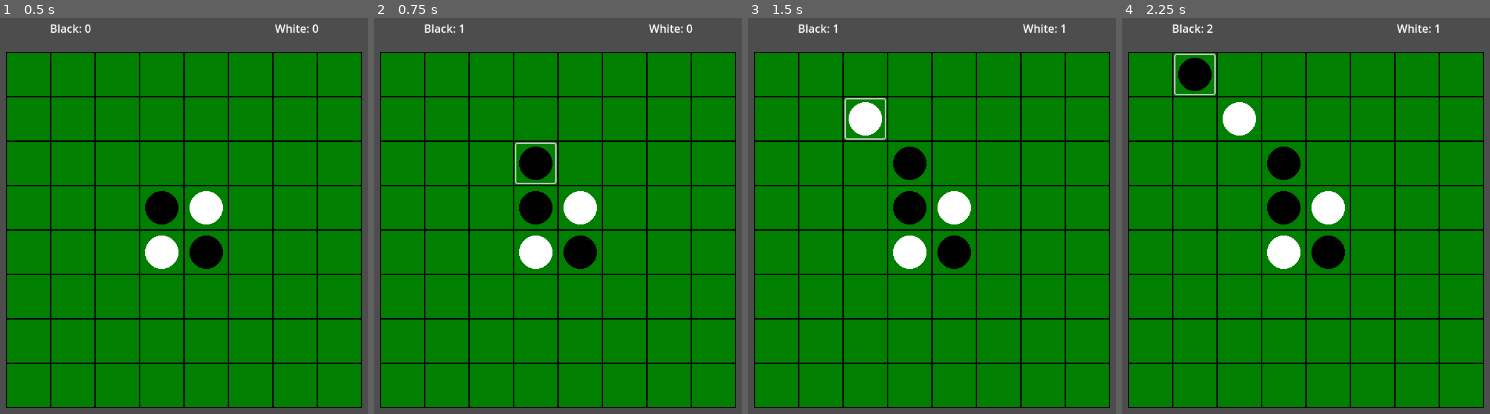
Above: before the commit, frames 1-4 (left to right).
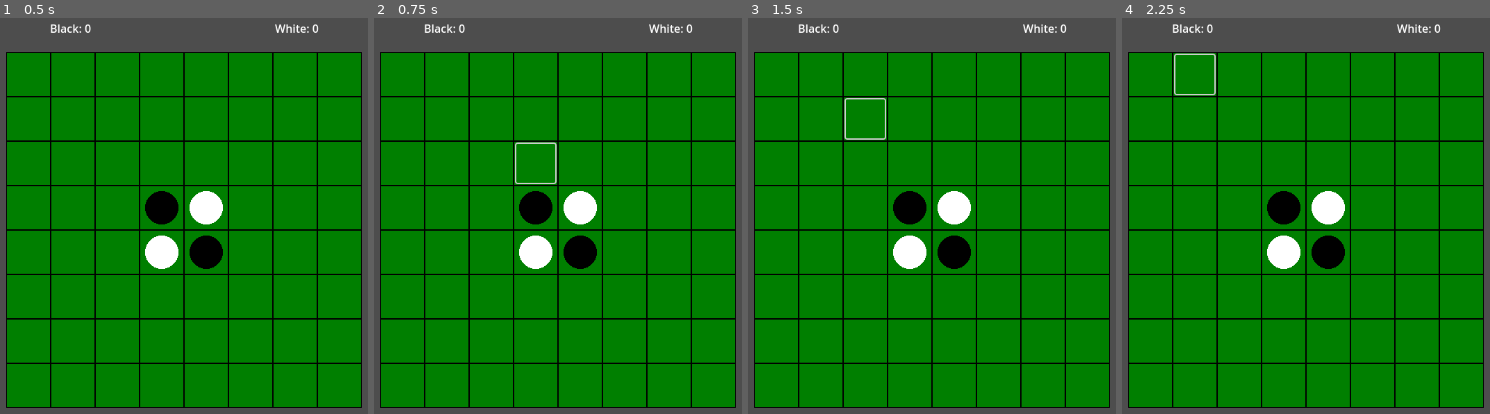
Above: after the commit, the same moments.

Repository: phrasmotica/othello
Game: Godot game, scene res://scenes/game.tscn
Two runs of this game, one before a commit and one after it. Both use one fixed random seed, a clock stepped at 60 frames per second and the inputs below.
Inputs (mouse positions are in pixels of both pictures, inside the frame that each line leads up to):
- Up to frame 1 (0.5 s): no input
- Up to frame 2 (0.75 s): click (535, 164) at 0.52 s
- Up to frame 3 (1.5 s): click (865, 117) at 1.27 s
- Up to frame 4 (2.25 s): click (1195, 73) at 2.02 s

Frame 1 is identical in both runs. In frame 2, 0.6% of the frame differs, in the area x 23-49%, y 1-41%; in frame 3, 1.3%; in frame 4, 1.9%, in the area x 15-87%, y 1-41%.

Commit message:
Finish implementing algorithm for computing valid counter placement

Diff:
--- a/scenes/board.tscn
+++ b/scenes/board.tscn
@@ -6,16 +6,18 @@
 [ext_resource type="Script" path="res://scripts/board_state.gd" id="4_sxf1f"]
 [ext_resource type="Script" path="res://scripts/placement_calculator.gd" id="5_espqj"]
 [ext_resource type="Script" path="res://scripts/cells_manager.gd" id="6_5xf7n"]
+[ext_resource type="Script" path="res://scripts/ray_calculator.gd" id="6_b7nog"]
 
 [node name="Board" type="Node2D"]
 script = ExtResource("1_2oqc0")
 
-[node name="BoardCreator" type="Node" parent="." node_paths=PackedStringArray("cells_parent", "cells_manager", "placement_calculator")]
+[node name="BoardCreator" type="Node" parent="." node_paths=PackedStringArray("cells_parent", "cells_manager", "placement_calculator", "ray_calculator")]
 unique_name_in_owner = true
 script = ExtResource("4_0bgla")
 cells_parent = NodePath("../CellsManager")
 cells_manager = NodePath("../CellsManager")
 placement_calculator = NodePath("../PlacementCalculator")
+ray_calculator = NodePath("../RayCalculator")
 board_cell_scene = ExtResource("1_52xkg")
 
 [node name="BoardState" type="Node" parent="." node_paths=PackedStringArray("board_creator")]
@@ -23,10 +25,16 @@
 script = ExtResource("4_sxf1f")
 board_creator = NodePath("../BoardCreator")
 
-[node name="PlacementCalculator" type="Node" parent="." node_paths=PackedStringArray("cells_manager")]
+[node name="PlacementCalculator" type="Node" parent="." node_paths=PackedStringArray("cells_manager", "ray_calculator")]
 unique_name_in_owner = true
 script = ExtResource("5_espqj")
 cells_manager = NodePath("../CellsManager")
+ray_calculator = NodePath("../RayCalculator")
+
+[node name="RayCalculator" type="Node" parent="." node_paths=PackedStringArray("cells_manager")]
+unique_name_in_owner = true
+script = ExtResource("6_b7nog")
+cells_manager = NodePath("../CellsManager")
 
 [node name="CellsManager" type="Node2D" parent="."]
 script = ExtResource("6_5xf7n")
@@ -127,14 +135,17 @@
 [node name="Cell19" parent="CellsManager" instance=ExtResource("1_52xkg")]
 position = Vector2(192, 128)
 index = 19
+cannot_place = true
 
 [node name="Cell20" parent="CellsManager" instance=ExtResource("1_52xkg")]
 position = Vector2(256, 128)
 index = 20
+cannot_place = true
 
 [node name="Cell21" parent="CellsManager" instance=ExtResource("1_52xkg")]
 position = Vector2(320, 128)
 index = 21
+cannot_place = true
 
 [node name="Cell22" parent="CellsManager" instance=ExtResource("1_52xkg")]
 position = Vector2(384, 128)
@@ -159,6 +170,7 @@
 [node name="Cell26" parent="CellsManager" instance=ExtResource("1_52xkg")]
 position = Vector2(128, 192)
 index = 26
+cannot_place = true
 
 [node name="Cell27" parent="CellsManager" instance=ExtResource("1_52xkg")]
 position = Vector2(192, 192)
@@ -175,6 +187,7 @@
 [node name="Cell29" parent="CellsManager" instance=ExtResource("1_52xkg")]
 position = Vector2(320, 192)
 index = 29
+cannot_place = true
 
 [node name="Cell30" parent="CellsManager" instance=ExtResource("1_52xkg")]
 position = Vector2(384, 192)
@@ -199,6 +212,7 @@
 [node name="Cell34" parent="CellsManager" instance=ExtResource("1_52xkg")]
 position = Vector2(128, 256)
 index = 34
+cannot_place = true
 
 [node name="Cell35" parent="CellsManager" instance=ExtResource("1_52xkg")]
 position = Vector2(192, 256)
@@ -215,6 +229,7 @@
 [node name="Cell37" parent="CellsManager" instance=ExtResource("1_52xkg")]
 position = Vector2(320, 256)
 index = 37
+cannot_place = true
 
 [node name="Cell38" parent="CellsManager" instance=ExtResource("1_52xkg")]
 position = Vector2(384, 256)
@@ -239,14 +254,17 @@
 [node name="Cell42" parent="CellsManager" instance=ExtResource("1_52xkg")]
 position = Vector2(128, 320)
 index = 42
+cannot_place = true
 
 [node name="Cell43" parent="CellsManager" instance=ExtResource("1_52xkg")]
 position = Vector2(192, 320)
 index = 43
+cannot_place = true
 
 [node name="Cell44" parent="CellsManager" instance=ExtResource("1_52xkg")]
 position = Vector2(256, 320)
 index = 44
+cannot_place = true
 
 [node name="Cell45" parent="CellsManager" instance=ExtResource("1_52xkg")]
 position = Vector2(320, 320)
--- a/scripts/board_creator.gd
+++ b/scripts/board_creator.gd
@@ -9,6 +9,9 @@
 
 @export
 var placement_calculator: PlacementCalculator
+
+@export
+var ray_calculator: RayCalculator
 
 @export
 var board_cell_scene: PackedScene
@@ -30,6 +33,7 @@
 		return
 
 	cells_manager.clear(size)
+	ray_calculator.provide_size(size)
 
 	var child_cells := cells_parent.get_children()
 
--- a/scripts/cells_manager.gd
+++ b/scripts/cells_manager.gd
@@ -1,3 +1,4 @@
+@tool
 class_name CellsManager extends Node2D
 
 var _size: Vector2i
@@ -17,8 +18,21 @@
 
 	return _cells[idx]
 
+func get_cell_at(x_pos: int, y_pos: int) -> BoardCell:
+	if not cell_exists(x_pos, y_pos):
+		return null
+
+	var idx := y_pos * width() + x_pos
+	return get_cell(idx)
+
+func cell_exists(x_pos: int, y_pos: int) -> bool:
+	return x_pos >= 0 and x_pos < width() and y_pos >= 0 and y_pos < _height()
+
 func count() -> int:
 	return _cells.size()
 
 func width() -> int:
 	return _size.x if _size else 0
+
+func _height() -> int:
+	return _size.y if _size else 0
--- a/scripts/placement_calculator.gd
+++ b/scripts/placement_calculator.gd
@@ -4,12 +4,20 @@
 @export
 var cells_manager: CellsManager
 
+@export
+var ray_calculator: RayCalculator
+
 var _regex_b: RegEx = RegEx.new()
 var _regex_w: RegEx = RegEx.new()
 
+var _placement_checkers := {
+	BoardCell.CounterType.BLACK: _regex_b,
+	BoardCell.CounterType.WHITE: _regex_w,
+}
+
 func _ready() -> void:
-	_regex_b.compile("^1+0$")
-	_regex_w.compile("^0+1$")
+	_regex_b.compile("^1+0")
+	_regex_w.compile("^0+1")
 
 func refresh() -> void:
 	# check place-ability under the assumption that we have all of the cells
@@ -22,46 +30,6 @@
 	if cell:
 		cell.cannot_place = not _can_place(idx)
 
-func _compute_neighbours(idx: int, step: int) -> Array[int]:
-	var width := cells_manager.width()
-
-	var neighbours: Array[int] = [
-		idx - step * width, # above
-		idx - step * (width + 1), # above-right
-		idx + step, # right
-		idx + step * (width + 1), # below-right
-		idx + step * width, # below
-		idx + step * (width - 1), # below-left
-		idx - step, # left
-		idx - step * (width - 1), # above-left
-	]
-
-	var existent_neighbours: Array[int] = []
-
-	for n_idx in neighbours:
-		if n_idx >= 0 and n_idx < cells_manager.count():
-			existent_neighbours.append(n_idx)
-
-	return existent_neighbours
-
-func _compute_valid_neighbours(idx: int, step: int) -> Array[int]:
-	var cell := cells_manager.get_cell(idx)
-	var neighbours := _compute_neighbours(idx, step)
-
-	var valid_neighbours: Array[int] = []
-
-	for n_idx in neighbours:
-		var next_colour := cell.next_colour as BoardCell.CounterPresence
-		var n_presence := cells_manager.get_cell(n_idx).counter_presence
-
-		if next_colour == BoardCell.CounterPresence.BLACK and n_presence == BoardCell.CounterPresence.WHITE:
-			valid_neighbours.append(n_idx)
-
-		if next_colour == BoardCell.CounterPresence.WHITE and n_presence == BoardCell.CounterPresence.BLACK:
-			valid_neighbours.append(n_idx)
-
-	return valid_neighbours
-
 func _can_place(idx: int) -> bool:
 	if cells_manager.count() <= idx:
 		return false
@@ -70,12 +38,15 @@
 	if cell.counter_presence != BoardCell.CounterPresence.NONE:
 		return false
 
-	var valid_neighbours := _compute_valid_neighbours(idx, 1)
-
-	var result := valid_neighbours.size() > 0
-
-	# TODO: cast eight "rays" outwards and check whether the cells that each ray
+	# cast eight "rays" outwards and check whether the cells that each ray
 	# passes through match the regular expressions defined at the top, depending
 	# on the colour of this cell. 0 represents a black counter, 1 a white one.
+	var rays := ray_calculator.get_rays(idx)
 
-	return result
+	var regex: RegEx = _placement_checkers[cell.next_colour]
+
+	for r in rays:
+		if regex.search(r):
+			return true
+
+	return false
--- /dev/null
+++ b/scripts/ray_calculator.gd
@@ -0,0 +1,60 @@
+@tool
+class_name RayCalculator extends Node
+
+@export
+var cells_manager: CellsManager
+
+var _size: Vector2i
+var _empty_cell_code := "E"
+var _missing_cell_code := "N"
+
+func provide_size(size: Vector2i) -> void:
+	_size = size
+
+func get_rays(idx: int) -> Array[String]:
+	var pos := _get_idx_as_pos(idx)
+
+	return [
+		_encode_ray_cells(pos, 0, -1),
+		_encode_ray_cells(pos, 1, -1),
+		_encode_ray_cells(pos, 1, 0),
+		_encode_ray_cells(pos, 1, 1),
+		_encode_ray_cells(pos, 0, 1),
+		_encode_ray_cells(pos, -1, 1),
+		_encode_ray_cells(pos, -1, 0),
+		_encode_ray_cells(pos, -1, -1),
+	]
+
+func _encode_ray_cells(pos: Vector2i, offset_x: int, offset_y: int) -> String:
+	var result := ""
+
+	var next_x_pos := pos.x
+	var next_y_pos := pos.y
+
+	while cells_manager.cell_exists(next_x_pos, next_y_pos):
+		next_x_pos += offset_x
+		next_y_pos += offset_y
+
+		var idx := _get_pos_as_idx(Vector2i(next_x_pos, next_y_pos))
+		result = result + _encode_cell(idx)
+
+	return result.replace(_missing_cell_code, "")
+
+func _encode_cell(idx: int) -> String:
+	var cell := cells_manager.get_cell(idx) if cells_manager else null
+	if not cell:
+		return _missing_cell_code
+
+	if cell.counter_presence == BoardCell.CounterPresence.NONE:
+		return _empty_cell_code
+
+	return str(cell.counter_presence)
+
+func _get_idx_as_pos(idx: int) -> Vector2i:
+	var x_pos := idx % _size.x
+	var y_pos := int(float(idx) / float(_size.x))
+
+	return Vector2i(x_pos, y_pos)
+
+func _get_pos_as_idx(pos: Vector2i) -> int:
+	return pos.x + _size.x * pos.y
Not shown: 1 places in scenes/board.tscn that only renumber resources
